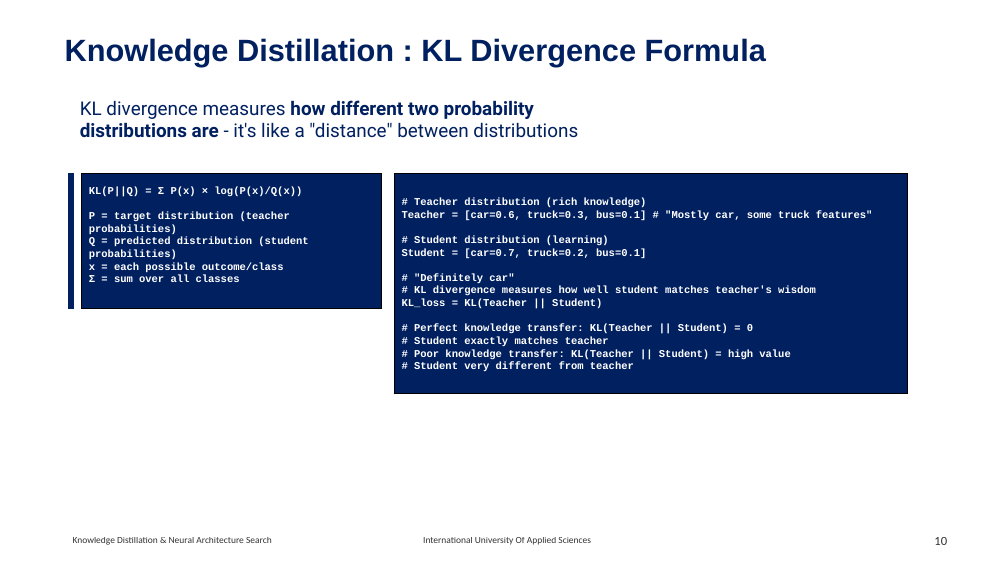
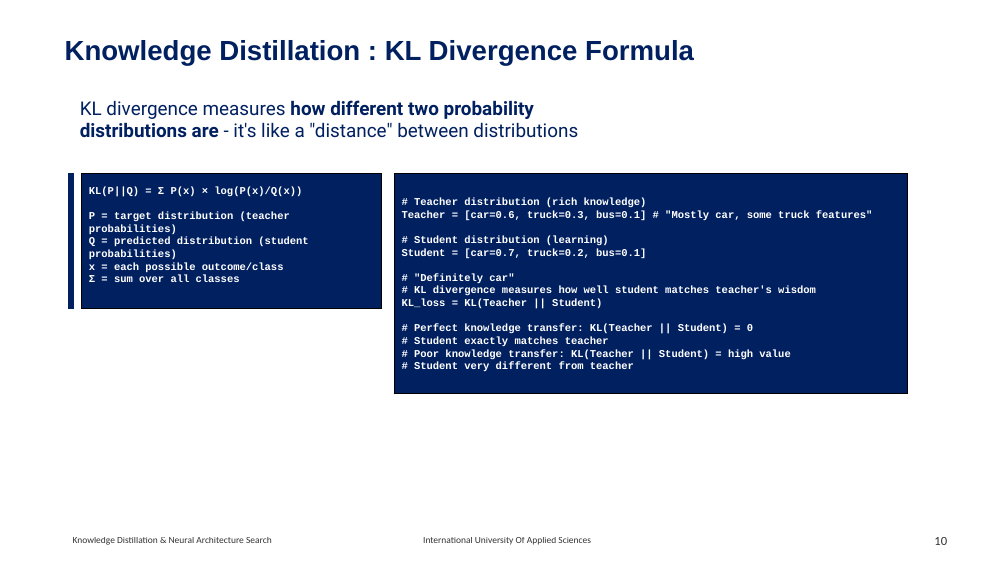
Before and after one commit to RajeshRamadas/yolov8-model-optimization, a slide deck: slide 10 of 01-Project-management/presentation/KnowledgeDistillation.pptx. Drawn at 1008x567 pixels with LibreOffice and Linux fonts; fonts in the diff are those of the drawing. Boxes give left, top, right and bottom in pixels: in the first picture for what was removed or moved away, otherwise in the second. Text is boxed around its words. In the diff, an @@ line names an element or a change of style, - is before the commit and + after.

```diff
--- a/01-Project-management/presentation/KnowledgeDistillation.pptx
+++ b/01-Project-management/presentation/KnowledgeDistillation.pptx
@@ text "Knowledge Distillation : KL Divergence ..." at [65,40,694,66]: size 29.2 to 26.3 pt @@
```
Also in this commit, not shown: 11 other slides changed.
